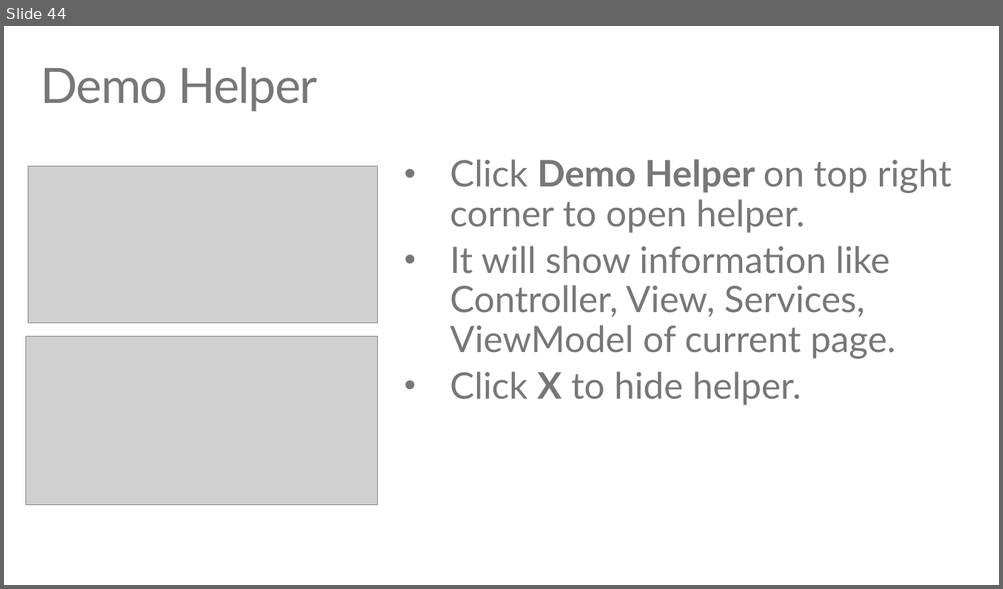
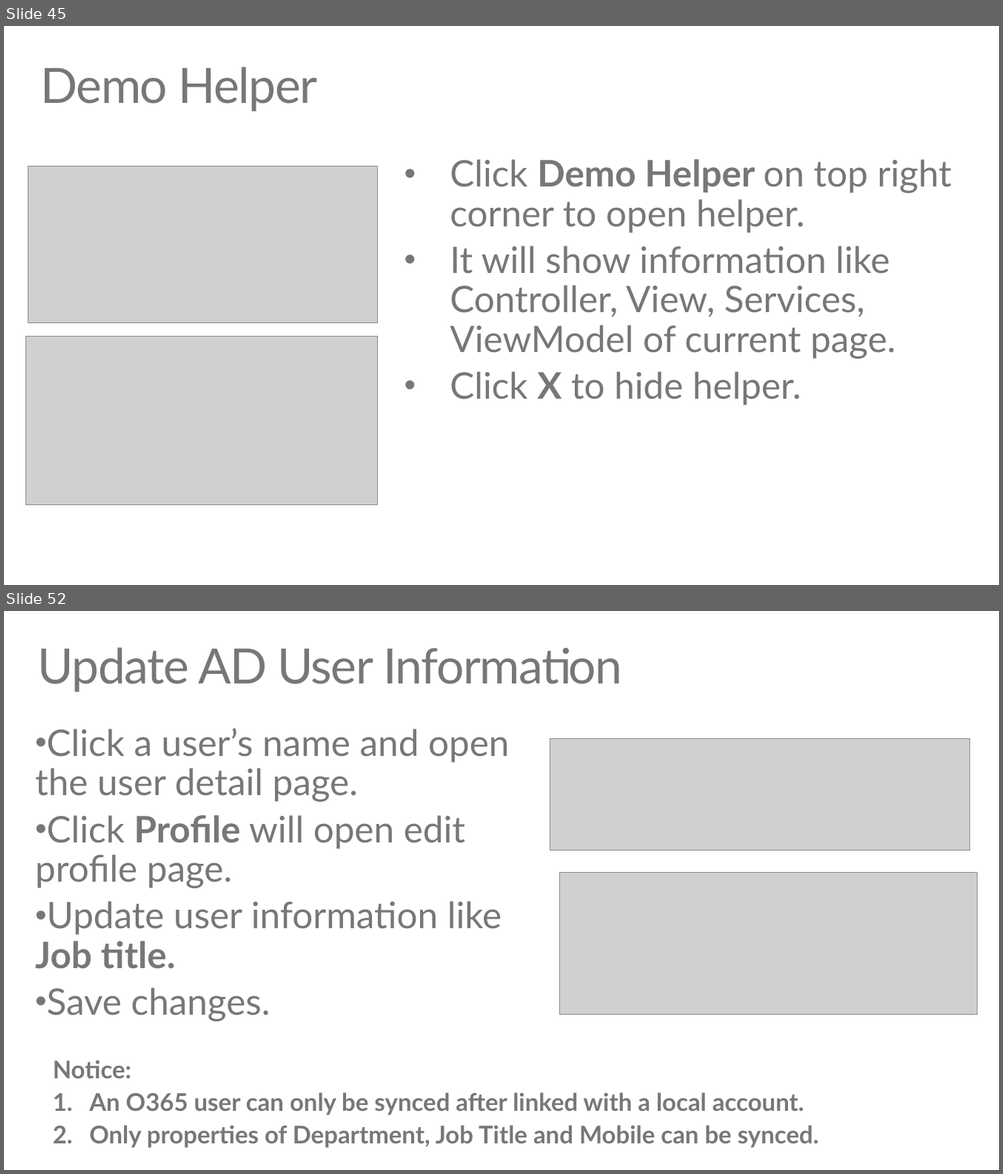
Before and after one commit to TylerLu/EDUGraphAPI-Angular, a slide deck: EDU GRAPH-API Demo Script.pptx. Shown one above the other, each under a label of ours: slide 44 before the commit, slides 45 and 52 after it; the slides between them are not shown. The pictures are 1003x589 and 1003x1174 pixels, drawn with LibreOffice and Linux fonts; fonts in the diff are those of the drawing; grey boxes stand for pictures. Boxes give left, top, right and bottom in pixels: in the first picture for what was removed or moved away, otherwise in the second. Text is boxed around its words. In the diff, an @@ line names an element or a change of style, - is before the commit and + after.

```diff
--- a/EDU GRAPH-API Demo Script.pptx
+++ b/EDU GRAPH-API Demo Script.pptx
@@ slide 52 added at [4,611,999,1170], background #FFFFFF @@
@@ title added at [37,647,623,692], 48 pt, text #777778 @@
+Update AD User Information
@@ text added at [35,728,509,1022], 36 pt, text #777778 @@
+• Click a user’s name and open the user detail page.
+• Click Profile will open edit profile page.
+• Update user information like Job title.
+• Save changes.
@@ picture added at [550,738,970,850] @@
@@ picture added at [559,872,976,1015] @@
@@ text added at [53,1060,819,1148], 24 pt, text #777778, bold @@
+Notice:
+1. An O365 user can only be synced after linked with a local account.
+2. Only properties of Department, Job Title and Mobile can be synced.
@@ what was slide 44 is now slide 45 @@
```
Also in this commit, not shown: 2 slides changed, 8 other slides added.
